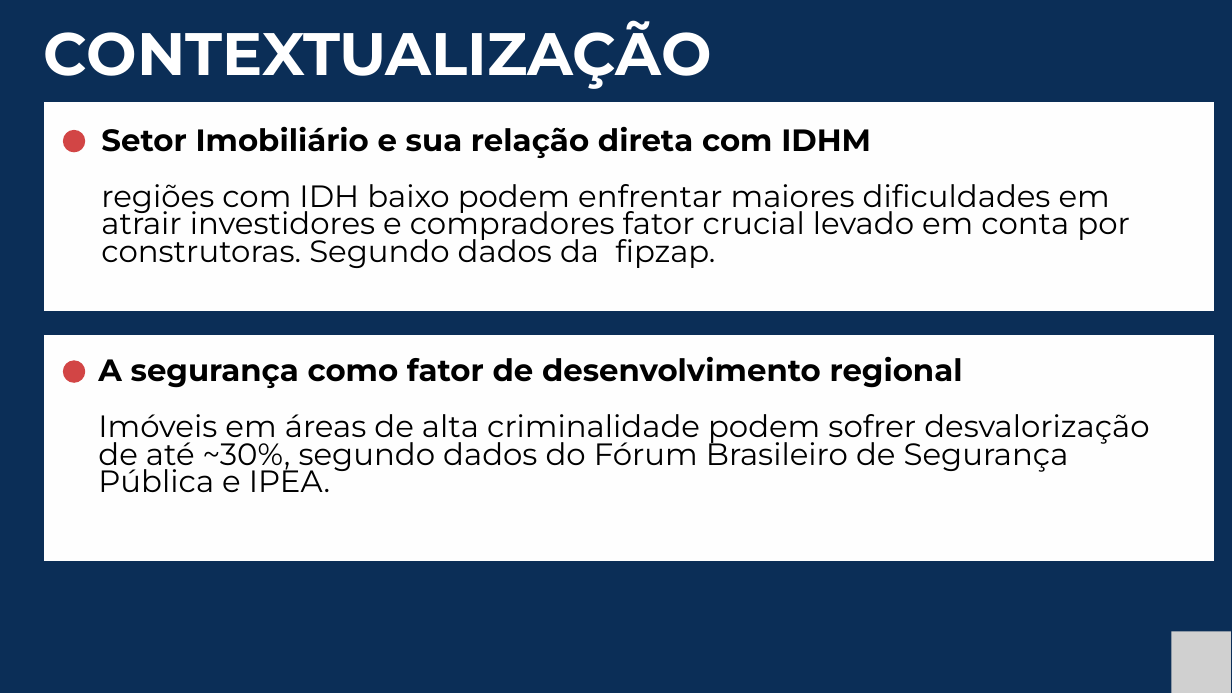
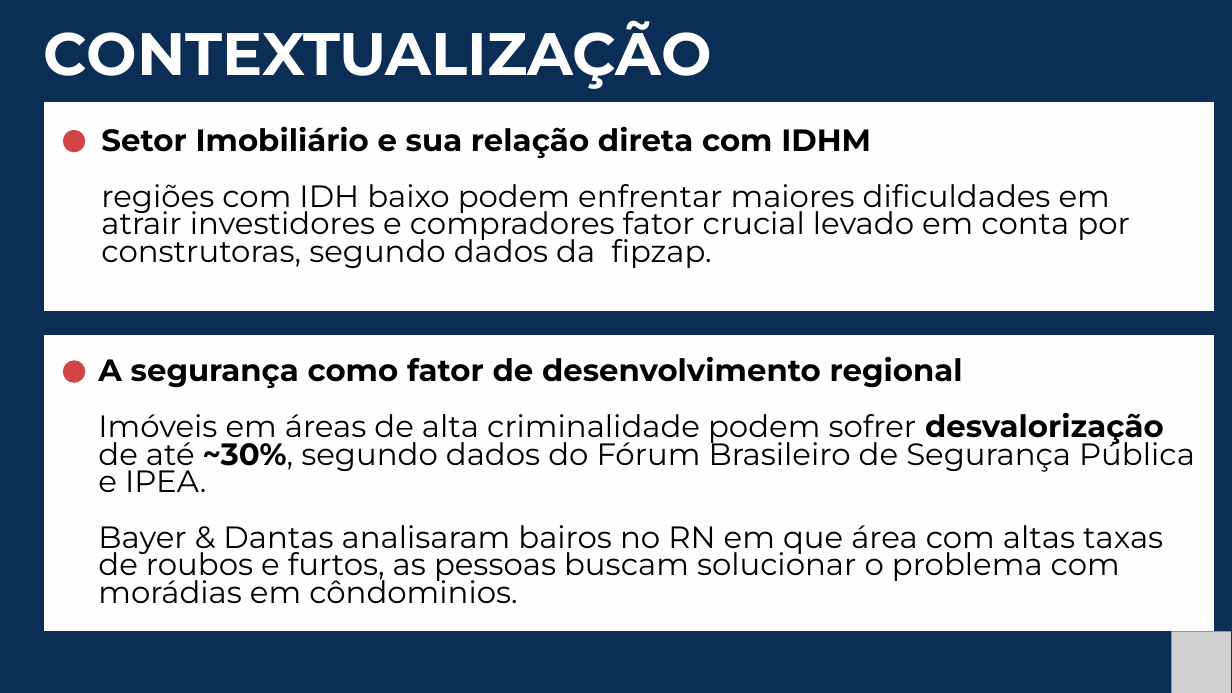
Before and after one commit to projeto-integrador-grupo-11/safety_intelligence_documentacao, a slide deck: slide 3 of Sprint 2/Slide de Apresentação/Slide de Apresentação - Safety Intelligence - Sprint 2.pptx. Drawn at 1232x693 pixels with LibreOffice and Linux fonts; fonts in the diff are those of the drawing; grey boxes stand for pictures. Boxes give left, top, right and bottom in pixels: in the first picture for what was removed or moved away, otherwise in the second. Text is boxed around its words. In the diff, an @@ line names an element or a change of style, - is before the commit and + after.

```diff
--- a/Sprint 2/Slide de Apresentação/Slide de Apresentação - Safety Intelligence - Sprint 2.pptx
+++ b/Sprint 2/Slide de Apresentação/Slide de Apresentação - Safety Intelligence - Sprint 2.pptx
@@ text at box(101, 184, 1130, 268): text changed @@
-regiões com IDH baixo podem enfrentar maiores dificuldades em atrair investidores e compradores fator crucial levado em conta por construtoras. Segundo dados da fipzap.
+regiões com IDH baixo podem enfrentar maiores dificuldades em atrair investidores e compradores fator crucial levado em conta por construtoras, segundo dados da fipzap.
@@ freeform shape: place and size @@
-freeform shape at box(44, 335, 1214, 561)
+freeform shape at box(44, 335, 1214, 631)
@@ text at box(98, 412, 1195, 492): bold on in "desvalorização ~30%," @@
@@ text at box(98, 525, 1163, 603): paragraph added @@
+Bayer & Dantas analisaram bairos no RN em que área com altas taxas de roubos e furtos, as pessoas buscam solucionar o problema com morádias em côndominios.
```
Also in this commit, not shown: 2 other slides changed, 3 slides added, 1 other file.
